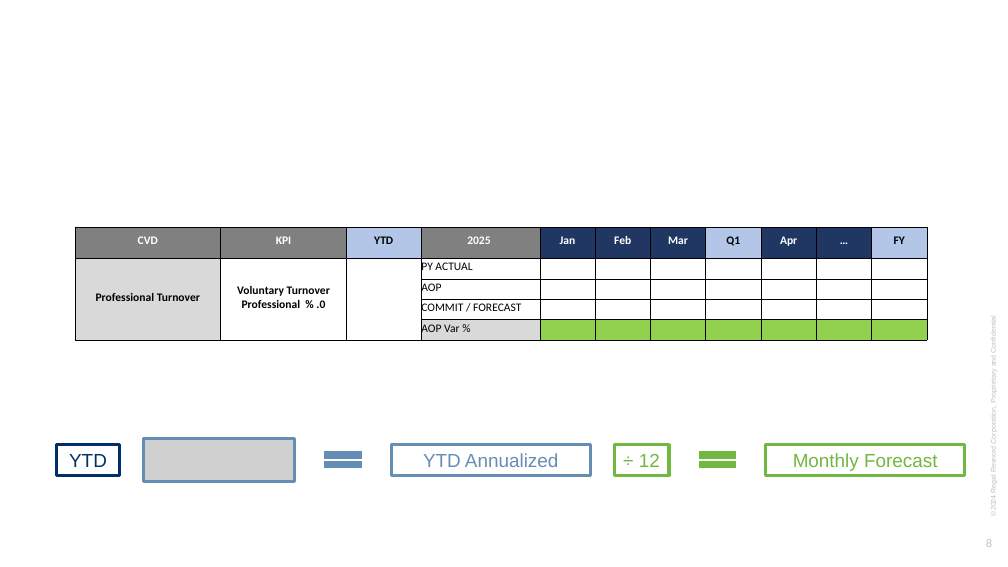
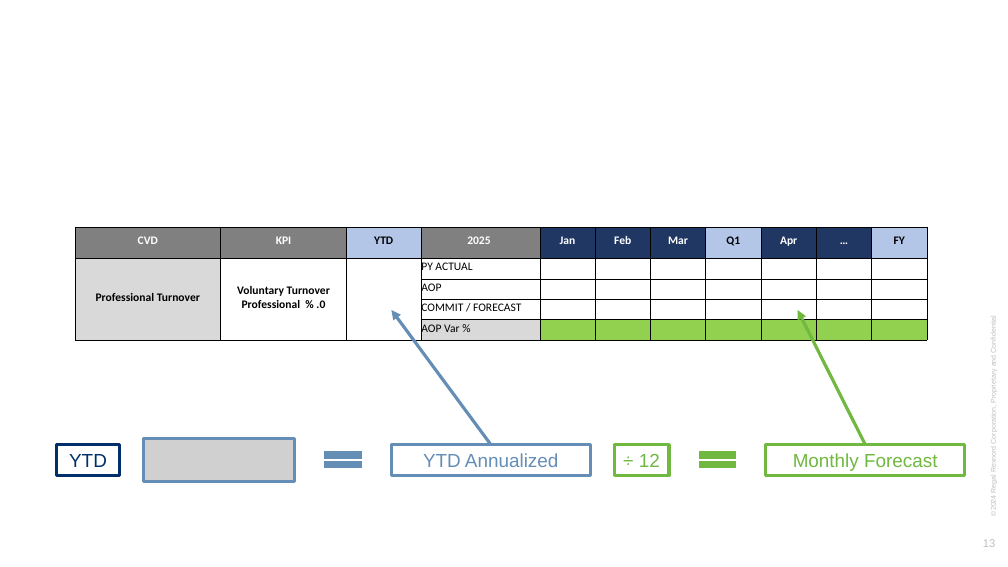
Before and after one commit to jeagleso/2025_Core-Value-Drivers_Reporting, a slide deck: slide 13 of presentations/CVD Training.pptx (slide 8 before the commit). Drawn at 1008x567 pixels with LibreOffice and Linux fonts; fonts in the diff are those of the drawing; grey boxes stand for pictures; background and template pictures are left out. Boxes give left, top, right and bottom in pixels: in the first picture for what was removed or moved away, otherwise in the second. Text is boxed around its words. In the diff, an @@ line names an element or a change of style, - is before the commit and + after.

```diff
--- a/presentations/CVD Training.pptx
+++ b/presentations/CVD Training.pptx
@@ arrow added from (491, 445) to (392, 310), #648EB6 3 pt @@
@@ arrow added from (866, 445) to (798, 310), #71B840 3 pt @@
@@ page number at (983, 539, 995, 547): text changed @@
-8
+13
```
Also in this commit, not shown: 6 other slides changed, 5 slides added, 49 other files.
